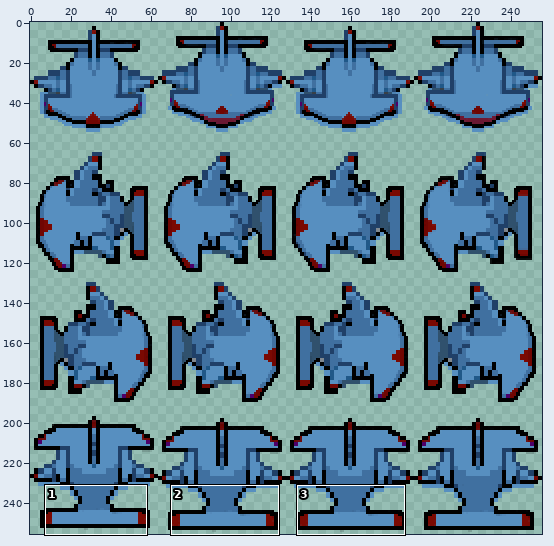
A sprite sheet gets an edit: assets/Sprite-sheats/Shark.png. Above: a wide view before the commit, with the close-up outlined.
Close-up. Old version:
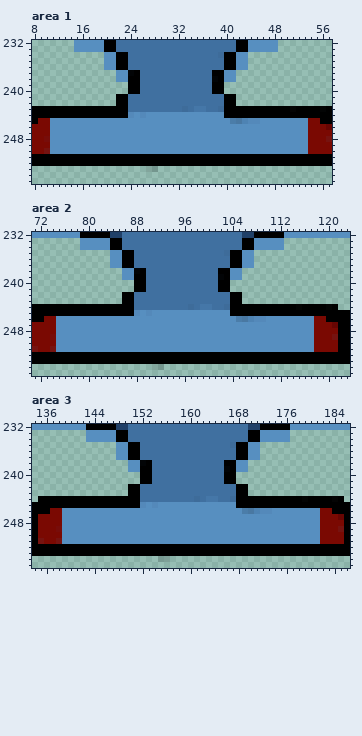
The file is 256x256 pixels. Pixels under 10% opacity are left out. Colours within 5 levels of each other are drawn and written as one. Shown: area 1: x 8..57, y 232..255; area 2: x 71..123, y 232..255; area 3: x 134..186, y 232..255. The commit also changed other parts of the picture, which this record leaves out.
New version:
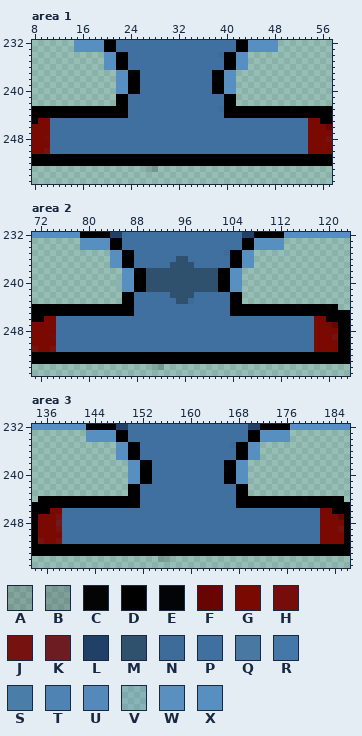
Palette (. is transparent): A #00000022  B #00000028  C #000000f9  D #000000  E #020406  F #680502  G #7a0902  H #770d0a  J #761310  K #6d1d22  L #204068  M #30516d  N #3e6c9a  P #4070a0  Q #4978a2  R #4577a8fe  S #4b7da9  T #4e83b3  U #5489ba  V #578fc039  W #578fc0f8  X #578fc0
Changes in this commit:
--- area 1
@@ x 8..57 @@
 238 ..............XXDDPPPPPPPPPPPPEDXX................
-239 ................DDPPPPPPPPPPPPDD..................
-240 ................DDPPPPPPPPPPPPDD..................
+239 ..............XXDDPPPPPPPPPPPPDDXX................
+240 ..............XWDDPPPPPPPPPPPPDDWX................
 241 ..............DDPPPPPPPPPPPPPPPPDD................
 242 ..............DDPPPPPPPPPPPPPPPPDD................
-243 DDDDDDDDDDDDDDDDPPPPPPPPPNPRRPPNDDDDDDDDDDDCDDDDCD
-244 DDDDDDDDDDDDDDDDUXUXXXXXXXXXXXXXDDDDDDDDDDDDDDDDDD
-245 DGGXXXXXXXXXXXXXXXXXXXXXXXXXXXXXXSQTUUXXXXXXXXGGDD
-246 GGGXXXXXXXXXXXXXXXXXXXXXXXXXXXXXXXXXXXXXXXXXXXGGGF
-247 GGGXXXXXXXXXXXXXXXXXXXXXXXXXXXXXXXXXXXXXXXXXXXGGGG
-248 GGHXXXXXXXXXXXXXXXXXXXXXXXXXXXXXXXXXXXXXXXXXXXGGGJ
-249 GGGXXXXXXXXXXXXXXXXXXXXXXXXXXXXXXXXXXXXXXXXXXXGGGG
-250 GGJXXXXXXXXXXXXXXXXXXXXXXXXXXXXXXXXXXXXXXXXXXXGGGG
+243 DDDDDDDDDDDDDDDDPPPPPPPPPPPPPPPNDDDDDDDDDDDCDDDDCD
+244 DDDDDDDDDDDDDDDDPPPPPPPPPPPPPPPPDDDDDDDDDDDDDDDDDD
+245 DGGPPPPPPPPPPPPPPPPPPPPPPPPPPPPPPPPPPPPPPPPPPPGGDD
+246 GGGPPPPPPPPPPPPPPPPPPPPPPPPPPPPPPPPPPPPPPPPPPPGGGF
+247 GGGPPPPPPPPPPPPPPPPPPPPPPPPPPPPPPPPPPPPPPPPPPPGGGG
+248 GGHPPPPPPPPPPPPPPPPPPPPPPPPPPPPPPPPPPPPPPPPPPPGGGJ
+249 GGGPPPPPPPPPPPPPPPPPPPPPPPPPPPPPPPPPPPPPPPPPPPGGGG
+250 GGJPPPPPPPPPPPPPPPPPPPPPPPPPPPPPPPPPPPPPPPPPPPGGGG
 251 DDDDDDDDDDDDDDDDDDDDDDDDDDDDDDDDDDDDDDDDDDDDDDDDDD
--- area 2
@@ x 71..123 @@
 235 .............XXDDPPPPPPPPPPPPPPPNDDXX................
-236 .............XXDDPPPPPPPPPPPPPPPPDDXX................
-237 .............XXDDPPPPPPPPPPPPPPPPDDXX................
-238 ...............XXEDPPPPPPPPPPPPDDXX..................
-239 ...............XXDDPPPPPPPPPPPPEDXX..................
-240 .................DDPPPPPPPPPPPPDD....................
-241 .................DDPPPPPPPPPPPPDD....................
-242 ...............DDPPPPPPPPPPPPPPPPDD..................
-243 ...............DDPPPPPPPPPPPPPPPPDD..................
-244 DDDDDDDDDDDDDDDDDPPPPPPPPPNPRRPPNDDDDDDDDDDDCDDDDCD..
-245 DDDDDDDDDDDDDDDDDUXUXXXXXXXXXXXXXDDDDDDDDDDDDDDDDDDDD
-246 DDGGXXXXXXXXXXXXXXXXXXXXXXXXXXXXXXSQTUUXXXXXXXXGGDDDD
-247 GGGGXXXXXXXXXXXXXXXXXXXXXXXXXXXXXXXXXXXXXXXXXXXGGGFDD
-248 GGGGXXXXXXXXXXXXXXXXXXXXXXXXXXXXXXXXXXXXXXXXXXXGGGGDD
-249 GGGHXXXXXXXXXXXXXXXXXXXXXXXXXXXXXXXXXXXXXXXXXXXGGGJDD
-250 GGGGXXXXXXXXXXXXXXXXXXXXXXXXXXXXXXXXXXXXXXXXXXXGGGGDD
-251 JGGJXXXXXXXXXXXXXXXXXXXXXXXXXXXXXXXXXXXXXXXXXXXGGGGDD
+236 .............XXDDPPPPPPPMMPPPPPPPDDXX................
+237 .............XXDDPPPPPPMMMMPPPPPPDDXX................
+238 ...............XXEDMMMMMMMMMMMMDDXX..................
+239 ...............XXDDMMMMMMMMMMMMEDXX..................
+240 ..............VXXDDMMMMMMMMMMMMDDXX..................
+241 ...............XXDDMMMMMMMMMMMMDDXW..................
+242 ...............DDPPPPPPMMMMPPPPPPDD..................
+243 ...............DDPPPPPPPMMNPPPPPPDD..................
+244 DDDDDDDDDDDDDDDDDPPPPPPPPPPPPPPPPDDDDDDDDDDDCDDDDCD..
+245 DDDDDDDDDDDDDDDDDPPPPPPPPPPPPPPPPDDDDDDDDDDDDDDDDDDDD
+246 DDGGPPPPPPPPPPPPPPPPPPPPPPPPPPPPPPPPPPPPPPPPPPPGGDDDD
+247 GGGGPPPPPPPPPPPPPPPPPPPPPPPPPPPPPPPPPPPPPPPPPPPGGGFDD
+248 GGGGPPPPPPPPPPPPPPPPPPPPPPPPPPPPPPPPPPPPPPPPPPPGGGGDD
+249 GGGHPPPPPPPPPPPPPPPPPPPPPPPPPPPPPPPPPPPPPPPPPPPGGGJDD
+250 GGGGPPPPPPPPPPPPPPPPPPPPPPPPPPPPPPPPPPPPPPPPPPPGGGGDD
+251 JGGJPPPPPPPPPPPPPPPPPPPPPPPPPPPPPPPPPPPPPPPPPPPGGGGDD
 252 DDDDDDDDDDDDDDDDDDDDDDDDDDDDDDDDDDDDDDDDDDDDDDDDDDDDD
--- area 3
@@ x 134..186 @@
 239 ................XXDDPPPPPPPPPPPPEDXX.................
-240 ..................DDPPPPPPPPPPPPDD...................
-241 ..................DDPPPPPPPPPPPPDD...................
+240 ................XXDDPPPPPPPPPPPPDDXX.................
+241 ................XXDDPPPPPPPPPPPPDDXX.................
 242 ................DDPPPPPPPPPPPPPPPPDD.................
 243 ................DDPPPPPPPPPPPPPPPPDD.................
-244 .DDDDDDDDDDDDDDDDDPPPPPPPPPNPRRPPNDDDDDDDDDDDCDDDDCD.
-245 DDDDDDDDDDDDDDDDDDUXUXXXXXXXXXXXXXDDDDDDDDDDDDDDDDDDD
-246 DDDGGXXXXXXXXXXXXXXXXXXXXXXXXXXXXXXSQTUUXXXXXXXXGGDDD
-247 DGGGGXXXXXXXXXXXXXXXXXXXXXXXXXXXXXXXXXXXXXXXXXXXGGGFD
-248 DGGGGXXXXXXXXXXXXXXXXXXXXXXXXXXXXXXXXXXXXXXXXXXXGGGGD
-249 DGGGHXXXXXXXXXXXXXXXXXXXXXXXXXXXXXXXXXXXXXXXXXXXGGGJD
-250 DGGGGXXXXXXXXXXXXXXXXXXXXXXXXXXXXXXXXXXXXXXXXXXXGGGGD
-251 DJGGJXXXXXXXXXXXXXXXXXXXXXXXXXXXXXXXXXXXXXXXXXXXGGGGD
+244 .DDDDDDDDDDDDDDDDDPPPPPPPPPPPPPPPPDDDDDDDDDDDCDDDDCD.
+245 DDDDDDDDDDDDDDDDDDPPPPPPPPPPPPPPPPDDDDDDDDDDDDDDDDDDD
+246 DDDGGPPPPPPPPPPPPPPPPPPPPPPPPPPPPPPPPPPPPPPPPPPPGGDDD
+247 DGGGJPPPPPPPPPPPPPPPPPPPPPPPPPPPPPPPPPPPPPPPPPPPGGGFD
+248 DGGGKPPPPPPPPPPPPPPPPPPPPPPPPPPPPPPPPPPPPPPPPPPPGGGGD
+249 DGGGJPPPPPPPPPPPPPPPPPPPPPPPPPPPPPPPPPPPPPPPPPPPGGGJD
+250 DGGGGPPPPPPPPPPPPPPPPPPPPPPPPPPPPPPPPPPPPPPPPPPPGGGGD
+251 DJGGJPPPPPPPPPPPPPPPPPPPPPPPPPPPPPPPPPPPPPPPPPPPGGGGD
 252 DDDDDDDDDDDDDDDDDDDDDDDDDDDDDDDDDDDDDDDDDDDDDDDDDDDDD
Where, in picture pixels (left, top, right, bottom), the same in both close-ups:
changed: (50, 82, 308, 154)
changed: (56, 256, 314, 352)
changed: (56, 472, 320, 544)
